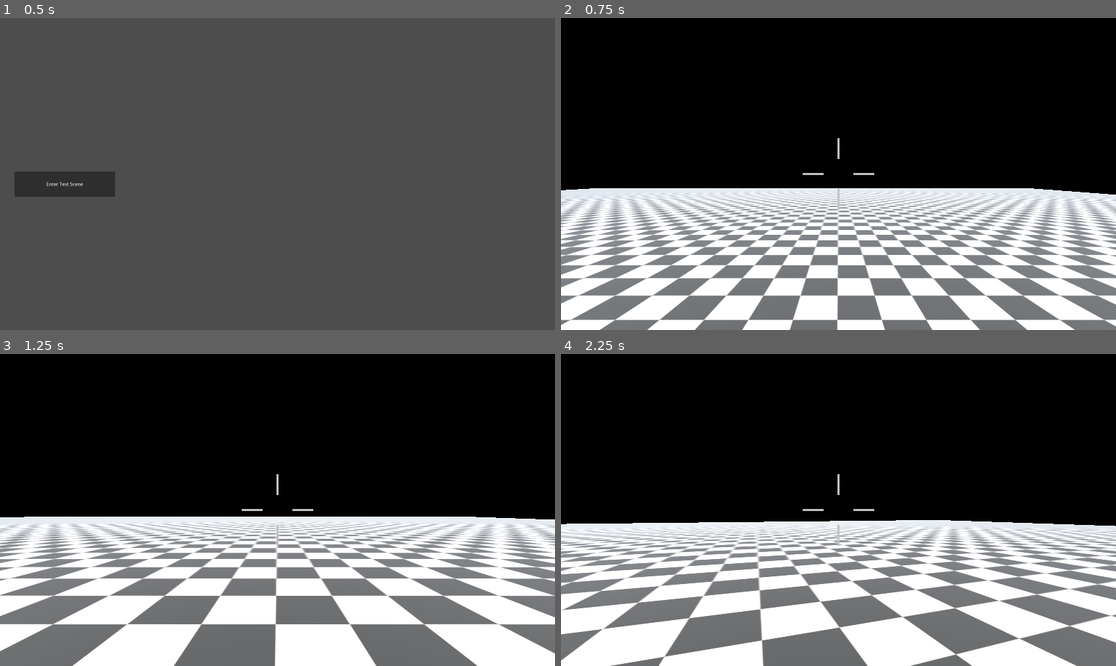
Above: before the commit, frames 1-4 (two rows, left to right).
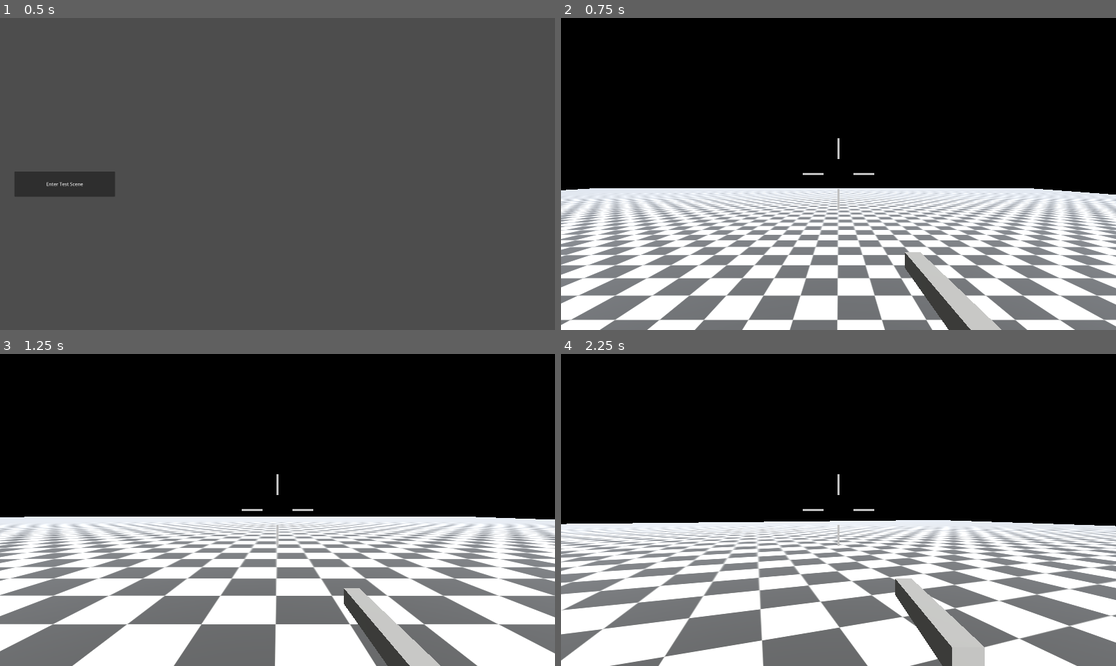
Above: after the commit, the same moments.

Repository: Octopodes-Nuts/FracturedExodus
Game: Godot game, scene res://ui/main_menu/MainMenu.tscn
Same seed, same stepped clock (60 frames per second), same inputs: the game is played once before the commit and once after it.
Inputs (mouse positions are in pixels of both pictures, inside the frame that each line leads up to):
- Up to frame 1 (0.5 s): no input
- Up to frame 2 (0.75 s): click "Enter Test Scene" at 0.5 s
- Up to frame 3 (1.25 s): no input
- Up to frame 4 (2.25 s): move the mouse to (866, 510) at 1.27 s; hold Right mouse button (ads) 1.28-2.03 s; hold W (move_forward) from 1.28 s (still down); click (866, 510) at 1.42 s; tap Space (jump) at 1.52 s; move the mouse to (810, 510) at 2.02 s; right-click (810, 510) at 2.1 s

Frame 1 is identical in both runs. In frame 2, 1.7% of the frame differs, in the area x 61-80%, y 75-100%; in frame 3, 1.7%; in frame 4, 2.1%, in the area x 60-77%, y 71-100%.

Commit message:
fix shotgun position, add bullet damage

Diff:
--- a/src/behavior/ai/basic_enemy/BasicEnemy.gd
+++ b/src/behavior/ai/basic_enemy/BasicEnemy.gd
@@ -38,7 +38,7 @@
 	print("Hit " + str(damage))
 
 func _die():
-	pass
+	queue_free()
 
 # This step is to evaluate what the enemy can see
 # And make a decision as to its current state
@@ -48,6 +48,8 @@
 func _physics_process(delta):
 	var current_location = global_transform.origin
 	var heading: Vector3 = Vector3.ZERO
+
+	# this can be sped up significantly, this calculation does not have to be done every frame
 	if navigation.target_position != Vector3.ZERO or not navigation.target_reached:
 		heading = (navigation.get_next_path_position() - current_location).normalized() * speed * delta
 
--- a/src/behavior/player/weapons/guns/default_shotgun/DefaultShotgun.tscn
+++ b/src/behavior/player/weapons/guns/default_shotgun/DefaultShotgun.tscn
@@ -11,9 +11,12 @@
 script = ExtResource("1_pf4dg")
 clip_size = 1
 ammo_pool = 16
+bullet_damage = 12.0
 bullet_speed = 400.0
 bullet_lifetime = 2.0
 bullet_spread = 0.04
+ads_position = Vector3(0, 0.477, -1.344)
+default_position = Vector3(0.522, -0.067, -1.167)
 
 [node name="collision" type="CollisionShape3D" parent="."]
 shape = SubResource("1")
